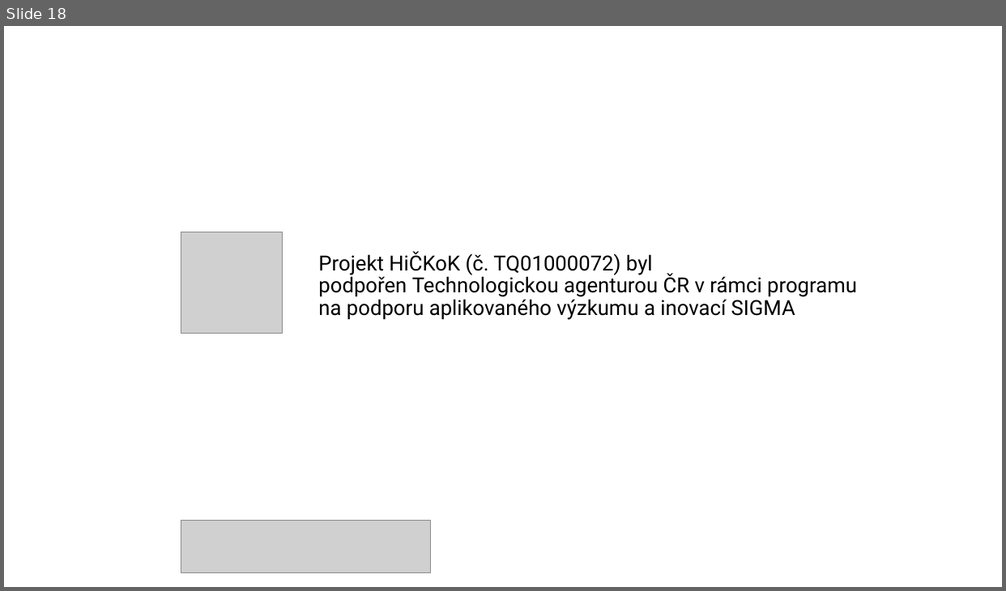
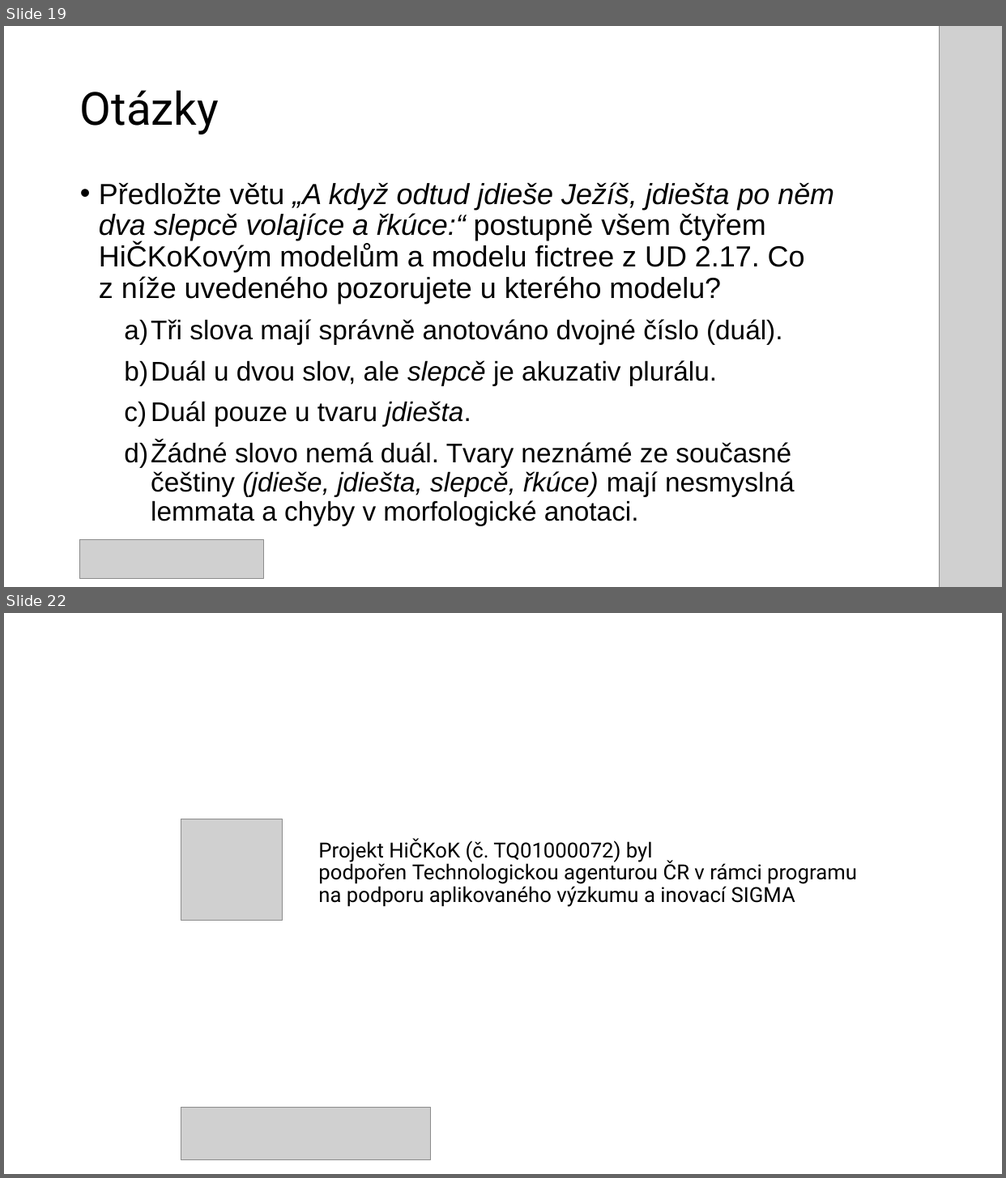
Before and after one commit to ufal/hickok, a slide deck: doc/elearning/hickok_jazykove_modely.odp. Shown one above the other, each under a label of ours: slide 18 before the commit, slides 19 and 22 after it; the slides between them are not shown. The pictures are 1006x591 and 1006x1178 pixels, drawn with LibreOffice and Linux fonts; fonts in the diff are those of the drawing; grey boxes stand for pictures; background and template pictures are left out. Boxes give left, top, right and bottom in pixels: in the first picture for what was removed or moved away, otherwise in the second. Text is boxed around its words. In the diff, an @@ line names an element or a change of style, - is before the commit and + after.

Commit message:
Prezentace je téměř hotová.
Čeká se na zobrazení hičkokových modelů ve webové službě UDPipe.

```diff
--- a/doc/elearning/hickok_jazykove_modely.odp
+++ b/doc/elearning/hickok_jazykove_modely.odp
@@ slide 19 added at <box>4,26,1002,587</box>, background #FFFFFF @@
@@ picture added at <box>939,26,1002,587</box> @@
@@ title added at <box>80,90,219,135</box>, 44 pt, text #000000 @@
+Otázky
@@ text added at <box>99,182,834,497</box>, 26 pt, text #000000 @@
+• Předložte větu „A když odtud jdieše Ježíš, jdiešta po něm dva slepcě volajíce a řkúce:“ postupně všem čtyřem HiČKoKovým modelům a modelu fictree z UD 2.17. Co z níže uvedeného pozorujete u kterého modelu?
+  a) Tři slova mají správně anotováno dvojné číslo (duál).
+  b) Duál u dvou slov, ale slepcě je akuzativ plurálu.
+  c) Duál pouze u tvaru jdiešta.
+  d) Žádné slovo nemá duál. Tvary neznámé ze současné češtiny (jdieše, jdiešta, slepcě, řkúce) mají nesmyslná lemmata a chyby v morfologické anotaci.
@@ picture added at <box>79,540,263,578</box> @@
@@ what was slide 18 is now slide 22 @@
```
Also in this commit, not shown: 1 slide changed, 4 other slides added, 1 slide removed, 1 other file.
